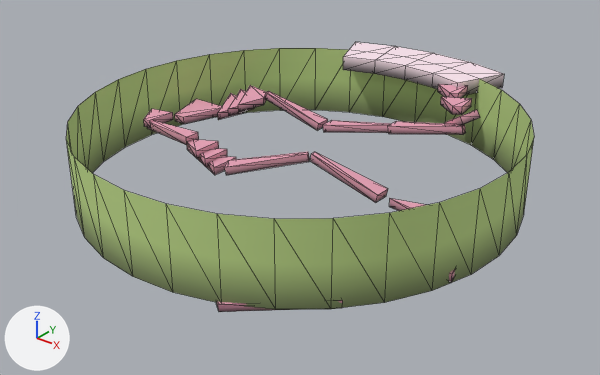
The glTF model assets/chunks/Chunk05.glb as it was, and as the next commit left it.
One viewpoint serves both versions: a 50 mm lens placed at (64.6, -80.7, 49.9), pointed at (1.2, -1.5, 0.8). Arrows for +X, +Y and +Z are at lower left; the lights stay in place. The older version comes first. Mesh edges are drawn as thin lines. Objects named as collision shapes, trigger or cutter boxes, shadow casters or lower levels of detail are left out. Where no turn or scale is listed for an object, it has been applied to the vertices. Vertices at exactly the same position are counted once.

Names of what the first picture shows: 'Chunk05'.
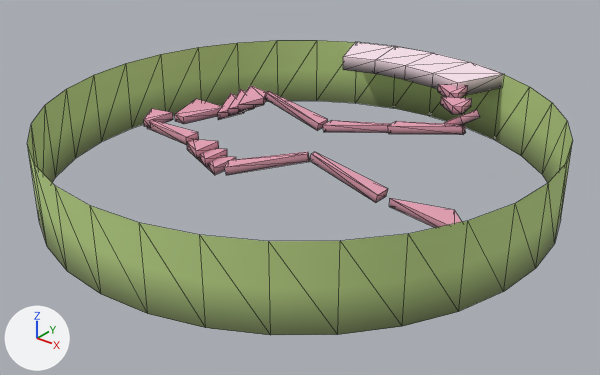
Changed parts and their boxes [x1, y1, x2, y2] in the pictures (600 x 375 px; the box of a moved part takes in the faces that stretch with it):
```json
{"object": "Chunk05", "change": "reshaped", "before": [66, 42, 534, 312], "after": [27, 40, 573, 335], "on screen": "17% wider, 9% taller"}
{"part": 1, "of": "me_cylinder_022", "change": "moved or reshaped", "before": [66, 48, 534, 309], "after": [27, 40, 573, 335]}
```

Edits to the scene script, one JSON object a line:
```json
{"block": "me_cylinder_022", "where": "# used by ob_chunk05; location = (0.0, 0.0, 0.0)"}
{"op": "remove", "block": "me_cylinder_022", "code": "me_cylinder_022.from_pydata(...)  # 260 vertices, 364 faces; spans x -30.0..30.0, y -30.0..34.7, z -1.0..10.8"}
{"op": "add", "block": "me_cylinder_022", "code": "me_cylinder_022.from_pydata(...)  # 260 vertices, 364 faces; spans x -34.6..34.6, y -34.6..34.7, z -1.0..10.8"}
{"block": "me_cylinder_022", "change": "me_cylinder_022 part 1: the loose piece of 64 vertices spanning x -30.0..30.0, y -30.0..30.0, z 0.0..10.8 is scaled about its middle by (1.15, 1.15, 1)"}
```
